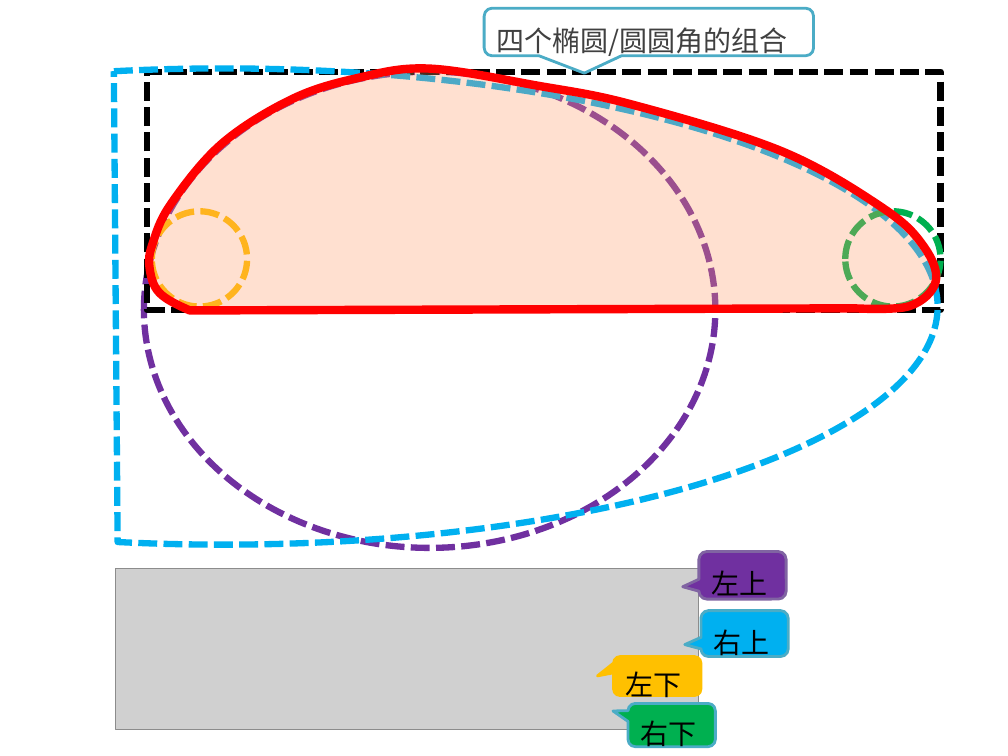
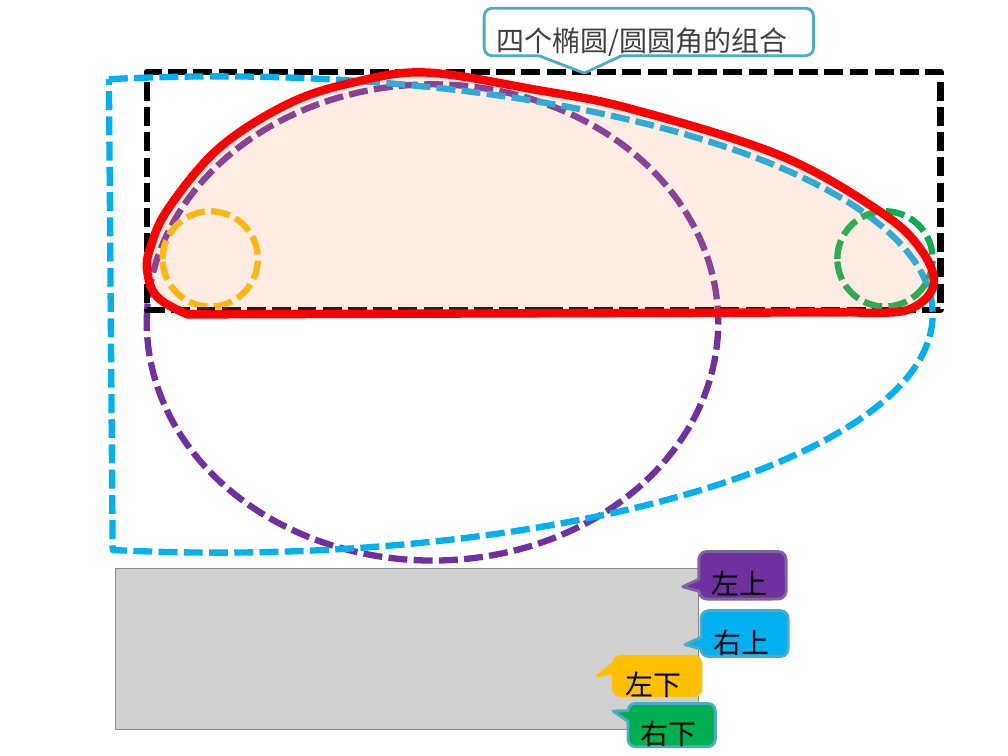
Before and after one commit to kong66/webAni, a slide deck: slide 7 of 7-neon2/neon2.pptx. Drawn at 1008x756 pixels with LibreOffice and Linux fonts; fonts in the diff are those of the drawing; grey boxes stand for pictures. Boxes give left, top, right and bottom in pixels: in the first picture for what was removed or moved away, otherwise in the second. Text is boxed around its words. In the diff, an @@ line names an element or a change of style, - is before the commit and + after.

```diff
--- a/7-neon2/neon2.pptx
+++ b/7-neon2/neon2.pptx
@@ chord (boxed as its full ellipse) resized from (x1=0, y1=69, x2=937, y2=544) to (x1=0, y1=77, x2=932, y2=552) @@
@@ ellipse moved from (x1=144, y1=72, x2=716, y2=547) to (x1=147, y1=85, x2=719, y2=560) @@
@@ freeform shape moved from (x1=149, y1=69, x2=936, y2=310) to (x1=147, y1=73, x2=934, y2=314) @@
@@ freeform shape at (x1=147, y1=73, x2=934, y2=314): fill #FF9966 at 30% opacity to #FF9966 at 18% opacity @@
@@ ellipse moved from (x1=152, y1=212, x2=247, y2=306) to (x1=162, y1=212, x2=257, y2=306) @@
@@ ellipse moved from (x1=846, y1=212, x2=940, y2=306) to (x1=838, y1=212, x2=932, y2=306) @@
```
Also in this commit, not shown: 12 other slides changed, 21 slides added, 6 slides removed, 4 other files.
